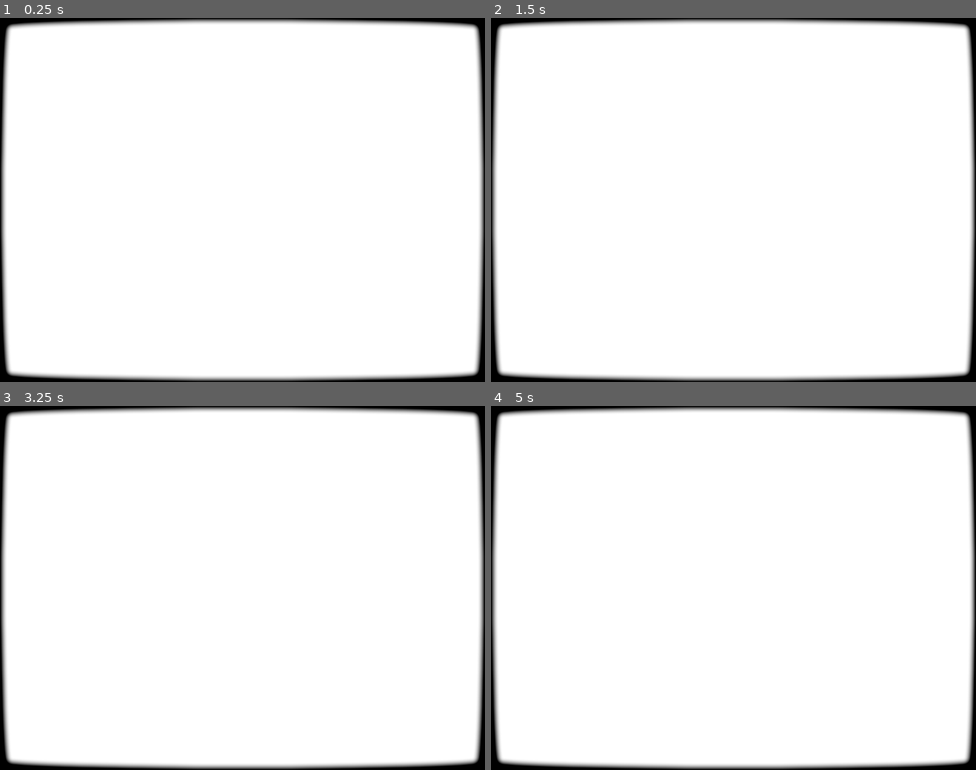
Above: before the commit, frames 1-4 (two rows, left to right).
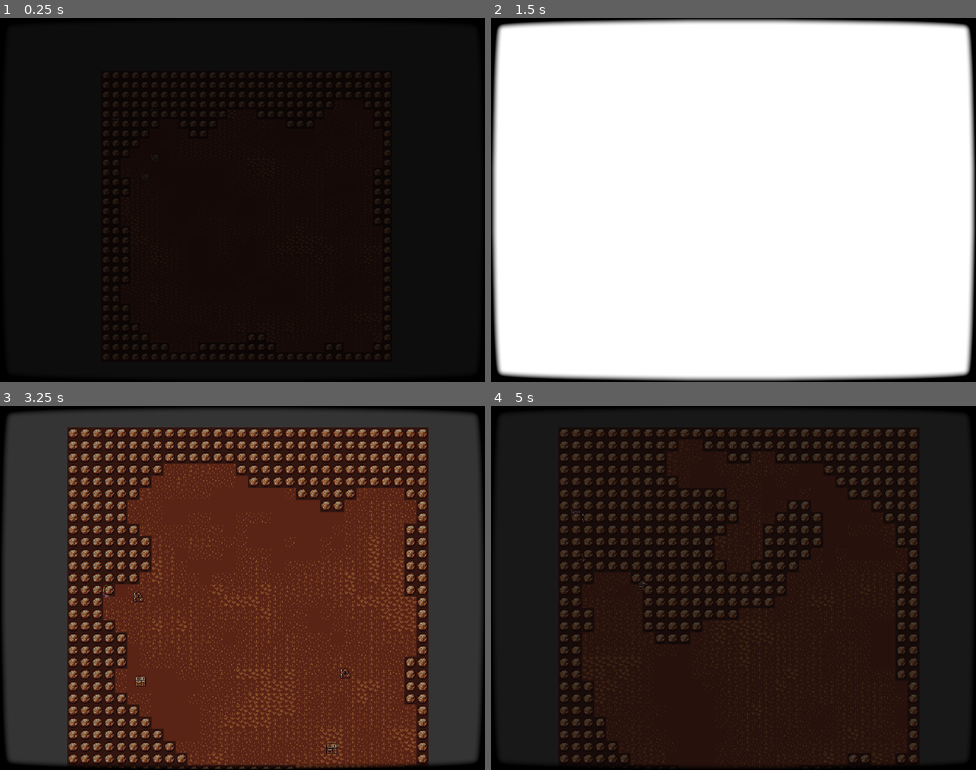
Above: after the commit, the same moments.

Repository: Thiagohrh/PetriNet
Game: Godot game, scene res://Scenes/WorldManagers/World.tscn
Same seed, same stepped clock (60 frames per second), same inputs: the game is played once before the commit and once after it.
Inputs (mouse positions are in pixels of both pictures, inside the frame that each line leads up to):
- Up to frame 1 (0.25 s): no input
- Up to frame 2 (1.5 s): tap Enter (ui_accept) at 0.5, 0.77, 1.25 s; move the mouse to (840, 181) at 0.52 s; hold Right (ui_right) 0.53-1.28 s; tap M (ui_shader, bound only after the commit) at 0.6 s; move the mouse to (636, 218) at 1.27 s; hold Down (ui_down) from 1.28 s (still down); tap Middle mouse button (view_pan_mouse) at 1.35 s
- Up to frame 3 (3.25 s): tap Enter (ui_accept) at 1.52, 2.75, 3.02 s; tap M (ui_shader, bound only after the commit) at 1.55, 2.3, 3.05 s; move the mouse to (291, 507) at 2.02 s; release Down (ui_down) at 2.03 s; hold Right (ui_right) 2.03-2.78 s; hold Mouse wheel up (view_zoom_in) 2.03-2.78 s; move the mouse to (218, 660) at 2.77 s; hold Up (ui_up) from 2.78 s (still down); tap Mouse wheel down (view_zoom_out) at 2.85 s
- Up to frame 4 (5 s): move the mouse to (879, 642) at 3.52 s; release Up (ui_up) at 3.53 s; hold Left (ui_left) from 3.53 s (still down); tap M (ui_shader, bound only after the commit) at 3.6, 4.35 s; tap Enter (ui_accept) at 3.77, 4.25, 4.52 s; move the mouse to (588, 533) at 4.27 s

The runs differ from the first frame. In frame 1, 98% of the frame differs, in the area x 0-100%, y 0-100%; in frame 2, nothing differs; in frame 3, 98%; in frame 4, 98%.

Commit message:
New build, changes to the shader workings

Diff:
--- a/PetriProject/Scenes/WorldManagers/World.tscn
+++ b/PetriProject/Scenes/WorldManagers/World.tscn
@@ -164,6 +164,8 @@
 
 [node name="Shaders" parent="CanvasLayer" index="2" instance=ExtResource( 11 )]
 
+visible = false
+
 [node name="TextureRect" type="TextureRect" parent="CanvasLayer" index="3"]
 
 anchor_left = 0.0
--- a/PetriProject/Scripts/World.gd
+++ b/PetriProject/Scripts/World.gd
@@ -2,6 +2,7 @@
 
 onready var cell_automata_node = get_node("CAutomata")
 onready var fade_panel = get_node("CanvasLayer/Panel")
+onready var shaders = get_node("CanvasLayer/Shaders")
 
 var can_move = true
 
@@ -40,6 +41,11 @@
 			$PetriNetwork.move_player(Vector2(1,0))
 		elif Input.is_action_just_pressed("ui_accept"):
 			restart_game()
+		elif Input.is_action_just_pressed("ui_shader"):
+			if shaders.visible:
+				shaders.hide()
+			else:
+				shaders.show()
 		pass
 
 func restart_game():
--- a/PetriProject/default_bus_layout.tres
+++ b/PetriProject/default_bus_layout.tres
@@ -6,7 +6,7 @@
 bus/0/solo = false
 bus/0/mute = false
 bus/0/bypass_fx = false
-bus/0/volume_db = -80.0
+bus/0/volume_db = 0.8
 bus/0/send = ""
 bus/1/name = "SFX"
 bus/1/solo = false
--- a/PetriProject/project.godot
+++ b/PetriProject/project.godot
@@ -28,6 +28,8 @@
  ]
 view_pan_mouse=[ Object(InputEventMouseButton,"resource_local_to_scene":false,"resource_name":"","device":0,"alt":false …(217 unchanged characters)…
  ]
+ui_shader=[ Object(InputEventKey,"resource_local_to_scene":false,"resource_name":"","device":0,"alt":false,"shift":false,"control":false,"meta":false,"command":false,"pressed":false,"scancode":77,"unicode":0,"echo":false,"script":null)
+ ]
 
 [rendering]
 
Not shown, added: Builds/PetriNet V 1.0/PetriNetwork.exe
Not shown, added: Builds/PetriNet V 1.0/PetriNetwork.pck
Not shown, changed: README.md
